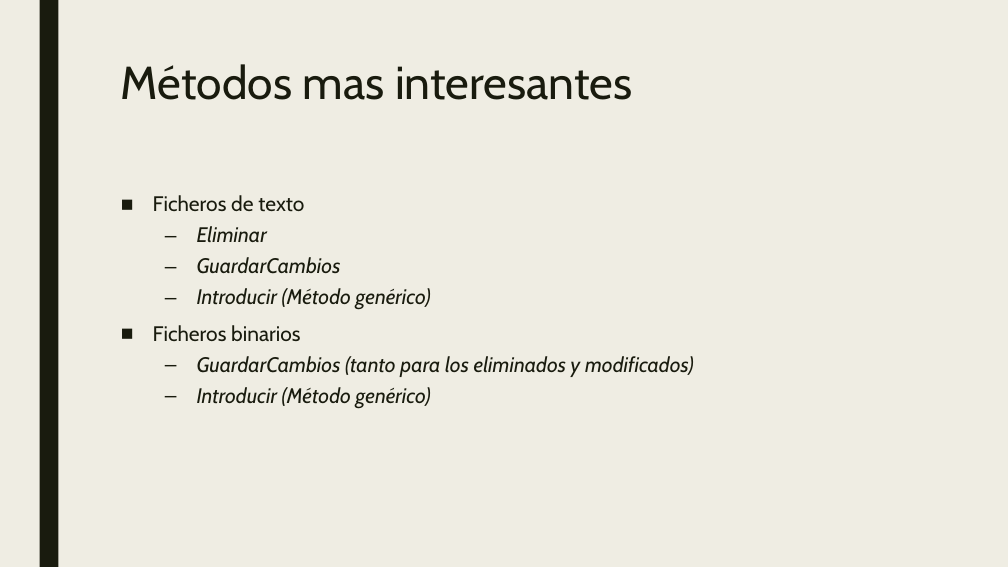
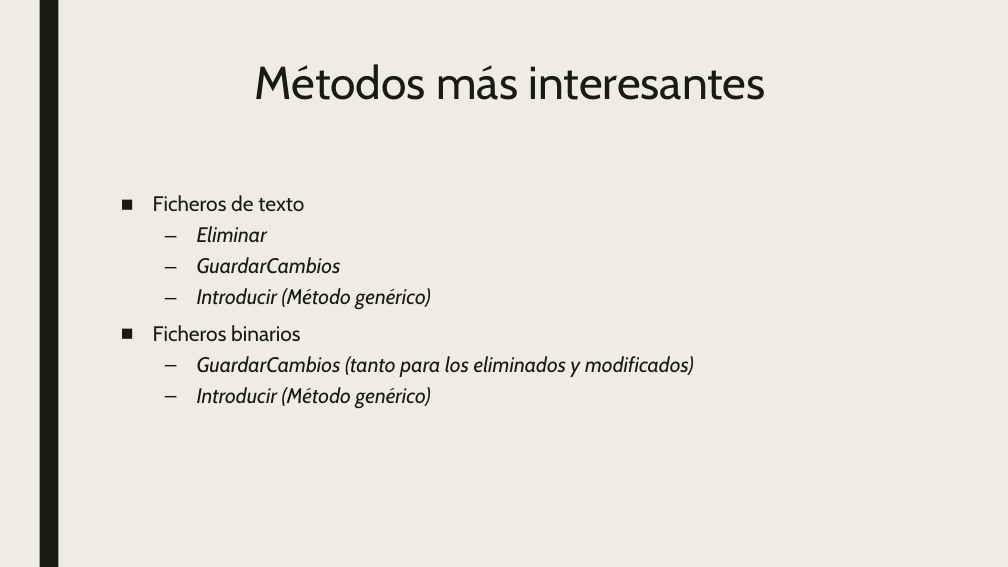
Before and after one commit to RafaManzano/1DAM18-19, a slide deck: slide 7 of EjerciciosClases/FICHEROS/PROYECTO/Proyectos.pptx. Drawn at 1008x567 pixels with LibreOffice and Linux fonts; fonts in the diff are those of the drawing. Boxes give left, top, right and bottom in pixels: in the first picture for what was removed or moved away, otherwise in the second. Text is boxed around its words. In the diff, an @@ line names an element or a change of style, - is before the commit and + after.

```diff
--- a/EjerciciosClases/FICHEROS/PROYECTO/Proyectos.pptx
+++ b/EjerciciosClases/FICHEROS/PROYECTO/Proyectos.pptx
@@ title at (254,64,766,100): text changed @@
-Métodos mas interesantes
+Métodos más interesantes
```
Also in this commit, not shown: 5 other slides changed, 1 slide added, 15 other files.
